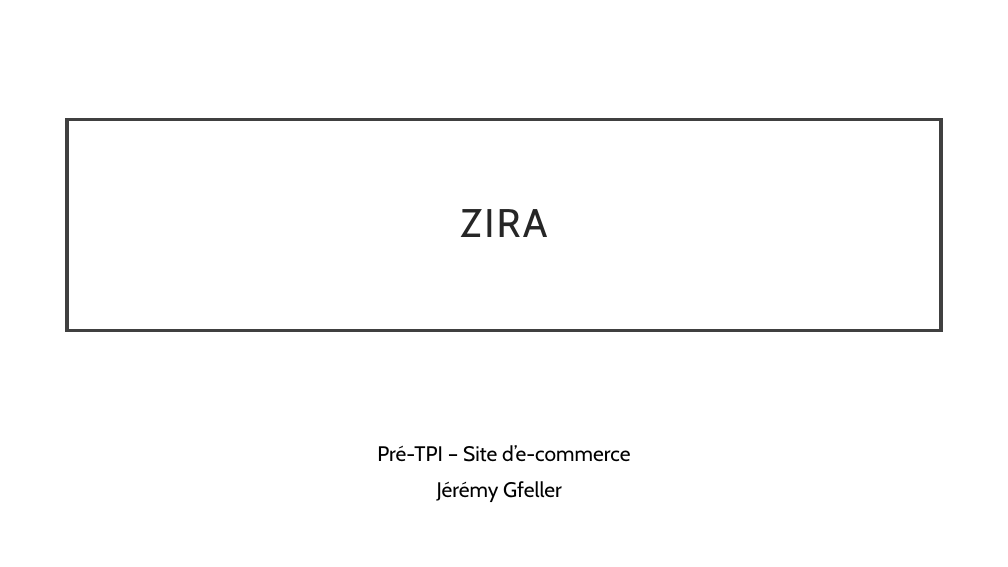
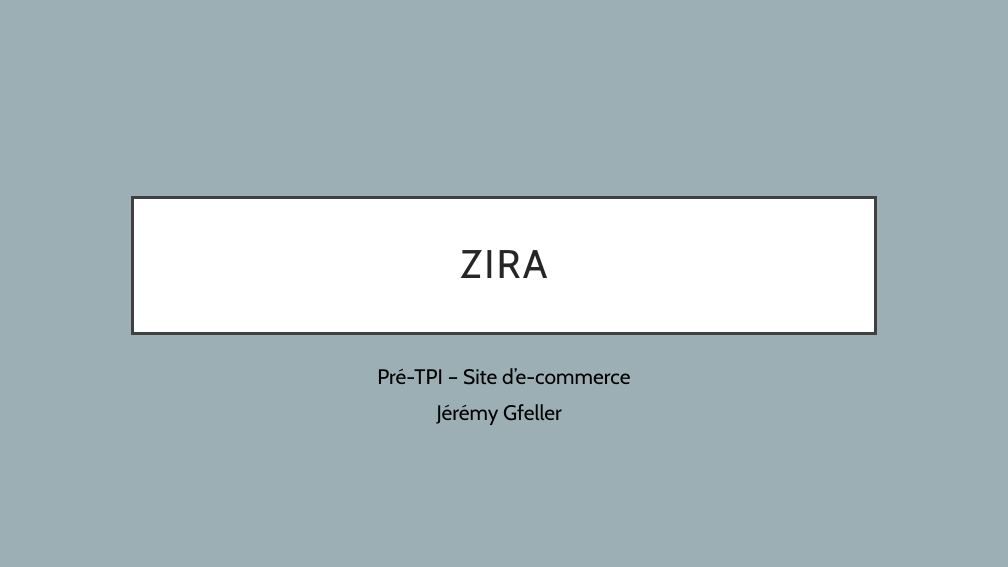
Before and after one commit to JeremyGfeller/Pre-TPi, a slide deck: slide 1 of Documentation/Présentation.pptx. Drawn at 1008x567 pixels with LibreOffice and Linux fonts; fonts in the diff are those of the drawing. Boxes give left, top, right and bottom in pixels: in the first picture for what was removed or moved away, otherwise in the second. Text is boxed around its words. In the diff, an @@ line names an element or a change of style, - is before the commit and + after.

Commit message:
Changement de la page de titre

```diff
--- a/Documentation/Présentation.pptx
+++ b/Documentation/Présentation.pptx
@@ background #FFFFFF to #9BAFB5 @@
@@ title "ZIRA" resized from (x1=67, y1=119, x2=941, y2=330) to (x1=132, y1=197, x2=876, y2=333) @@
@@ subtitle "Pré-TPI – Site d’e-commerce" moved from (x1=377, y1=445, x2=630, y2=502) to (x1=377, y1=368, x2=630, y2=425) @@
```
